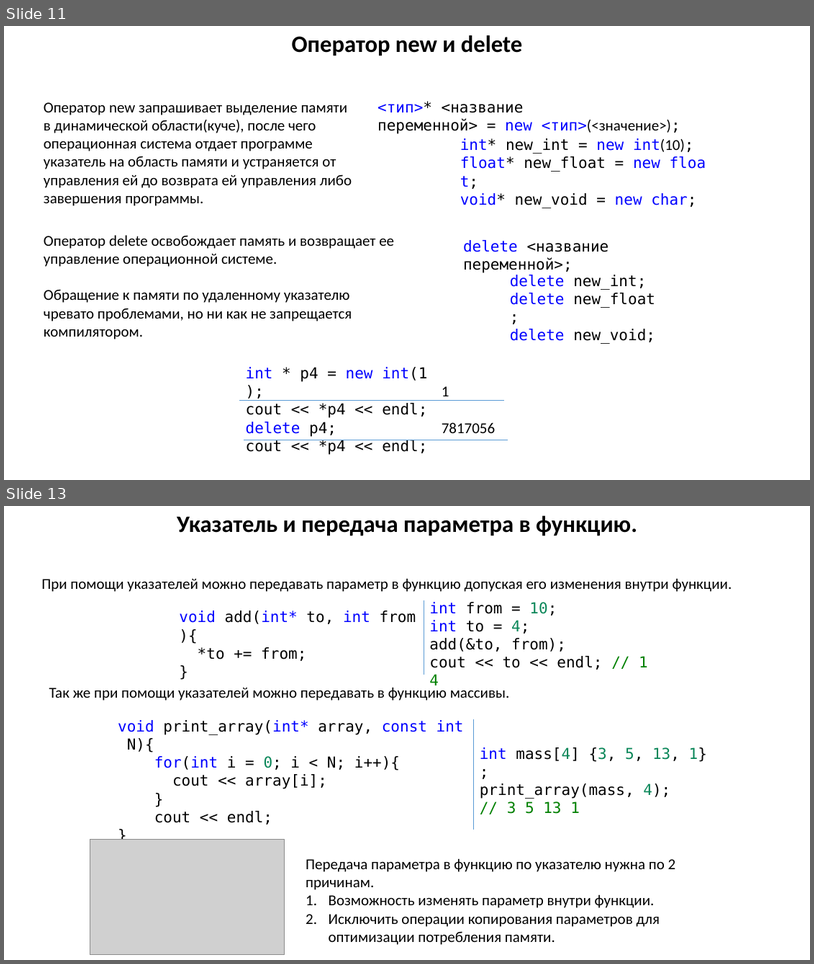
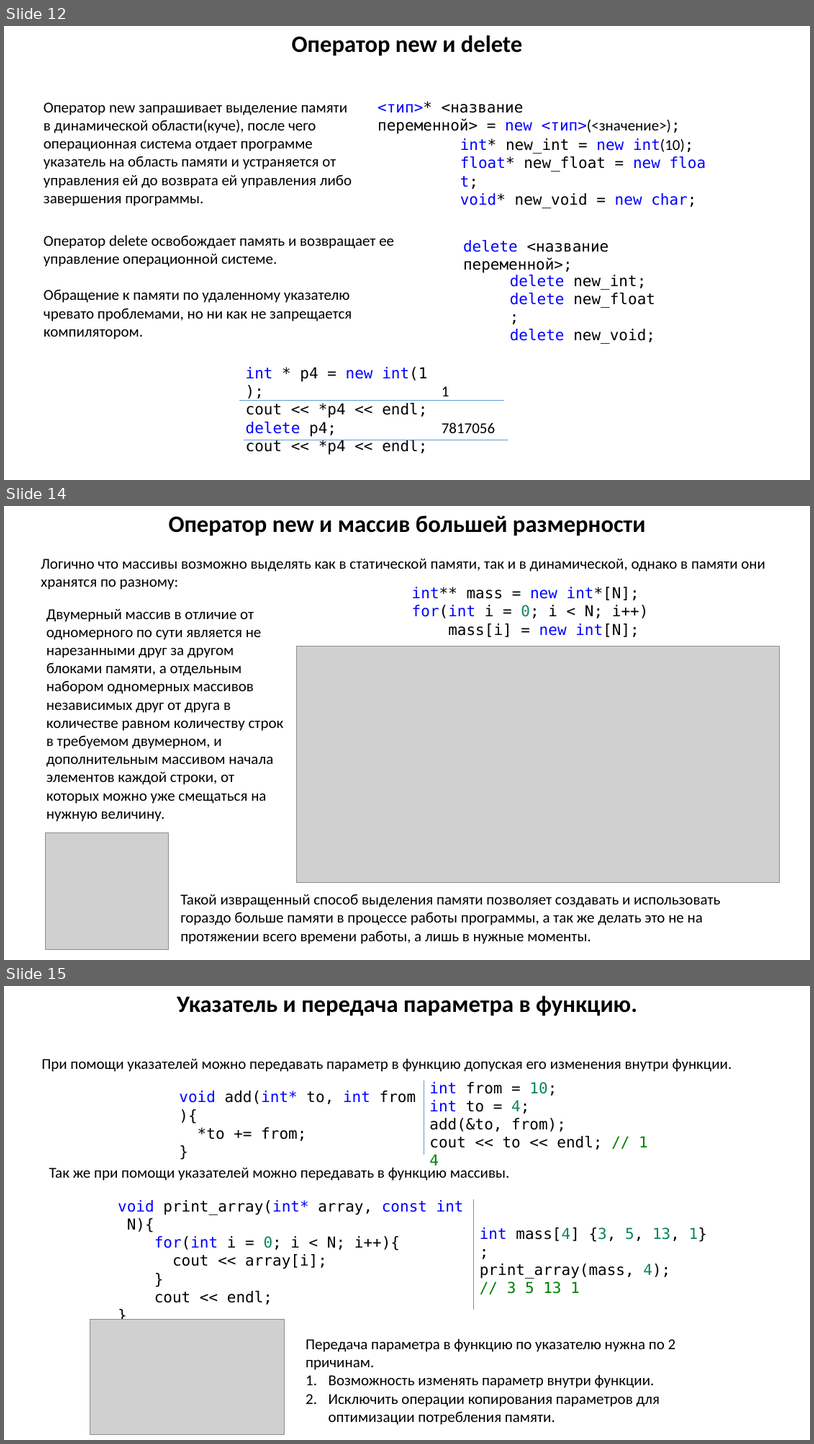
Before and after one commit to MUCTR-IKT-CPP/cpp_course, a slide deck: Лекции/2/Память, указатели, ссылки, передача параметров в функцию.pptx. Shown one above the other, each under a label of ours: slides 11 and 13 before the commit, slides 12, 14 and 15 after it; the slides between them are not shown. The pictures are 814x964 and 814x1444 pixels, drawn with LibreOffice and Linux fonts; fonts in the diff are those of the drawing; grey boxes stand for pictures. Boxes give left, top, right and bottom in pixels: in the first picture for what was removed or moved away, otherwise in the second. Text is boxed around its words. In the diff, an @@ line names an element or a change of style, - is before the commit and + after.

```diff
--- a/Лекции/2/Память, указатели, ссылки, передача параметров в функцию.pptx
+++ b/Лекции/2/Память, указатели, ссылки, передача параметров в функцию.pptx
@@ slide 14 added at bbox=[4, 506, 810, 960], background #FFFFFF @@
@@ text added at bbox=[169, 515, 646, 536], 28 pt, text #000000, bold @@
+Оператор new и массив большей размерности
@@ text added at bbox=[41, 558, 766, 590], 18 pt, text #000000 @@
+Логично что массивы возможно выделять как в статической памяти, так и в динамической, однако в памяти они хранятся по разному:
@@ text added at bbox=[412, 587, 649, 637], 18 pt, text #000000 @@
+int** mass = new int*[N];
+for(int i = 0; i < N; i++)
+mass[i] = new int[N];
@@ text added at bbox=[46, 608, 284, 821], 18 pt, text #000000 @@
+Двумерный массив в отличие от одномерного по сути является не нарезанными друг за другом блоками памяти, а отдельным набором одномерных массивов независимых друг от друга в количестве равном количеству строк в требуемом двумерном, и дополнительным массивом начала элементов каждой строки, от которых можно уже смещаться на нужную величину.
@@ picture added at bbox=[297, 646, 779, 883] @@
@@ picture added at bbox=[45, 833, 169, 949] @@
@@ text added at bbox=[180, 893, 720, 944], 18 pt, text #000000 @@
+Такой извращенный способ выделения памяти позволяет создавать и использовать гораздо больше памяти в процессе работы программы, а так же делать это не на протяжении всего времени работы, а лишь в нужные моменты.
@@ what was slide 11 is now slide 12 @@
@@ what was slide 13 is now slide 15 @@
```
Also in this commit, not shown: 2 other slides added, 1 slide removed, 6 other files.
